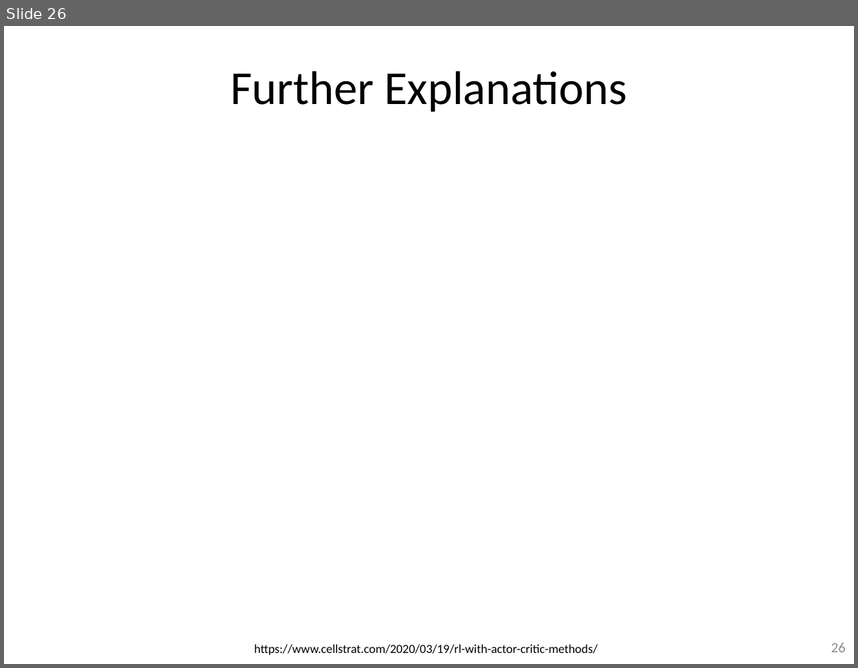
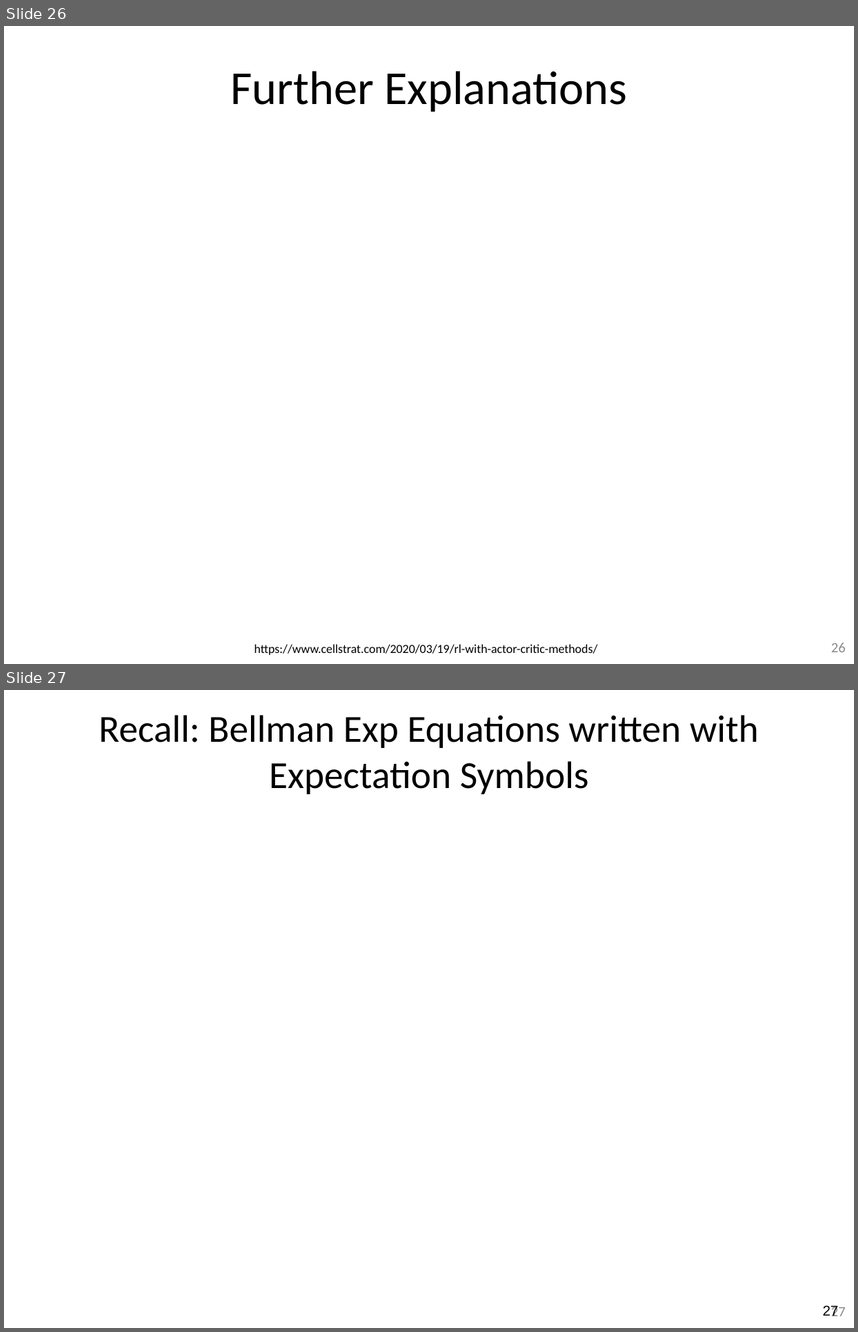
Before and after one commit to guzonghua/saav, a slide deck: PPTs/L7.3 Policy-based RL.pptx. Shown one above the other, each under a label of ours: slide 26 before the commit, slides 26 and 27 after it. The pictures are 858x668 and 858x1332 pixels, drawn with LibreOffice and Linux fonts; fonts in the diff are those of the drawing; grey boxes stand for pictures. Boxes give left, top, right and bottom in pixels: in the first picture for what was removed or moved away, otherwise in the second. Text is boxed around its words. In the diff, an @@ line names an element or a change of style, - is before the commit and + after.

```diff
--- a/PPTs/L7.3 Policy-based RL.pptx
+++ b/PPTs/L7.3 Policy-based RL.pptx
@@ slide 27 added at (4,690,854,1328), background #FFFFFF; not listed: 1 template element that a slide beside it also shows @@
@@ title added at (99,715,759,794), 32.4 pt, text #000000 @@
+Recall: Bellman Exp Equations written with Expectation Symbols
@@ page number added at (823,1305,839,1316), 12 pt, text #000000 @@
+27
```
Also in this commit, not shown: 6 other files.
